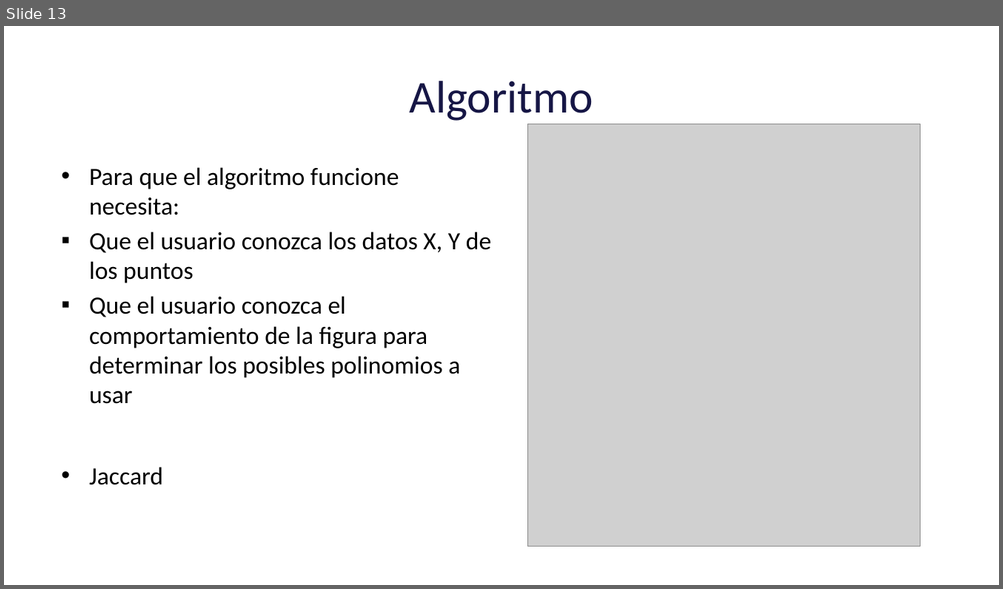
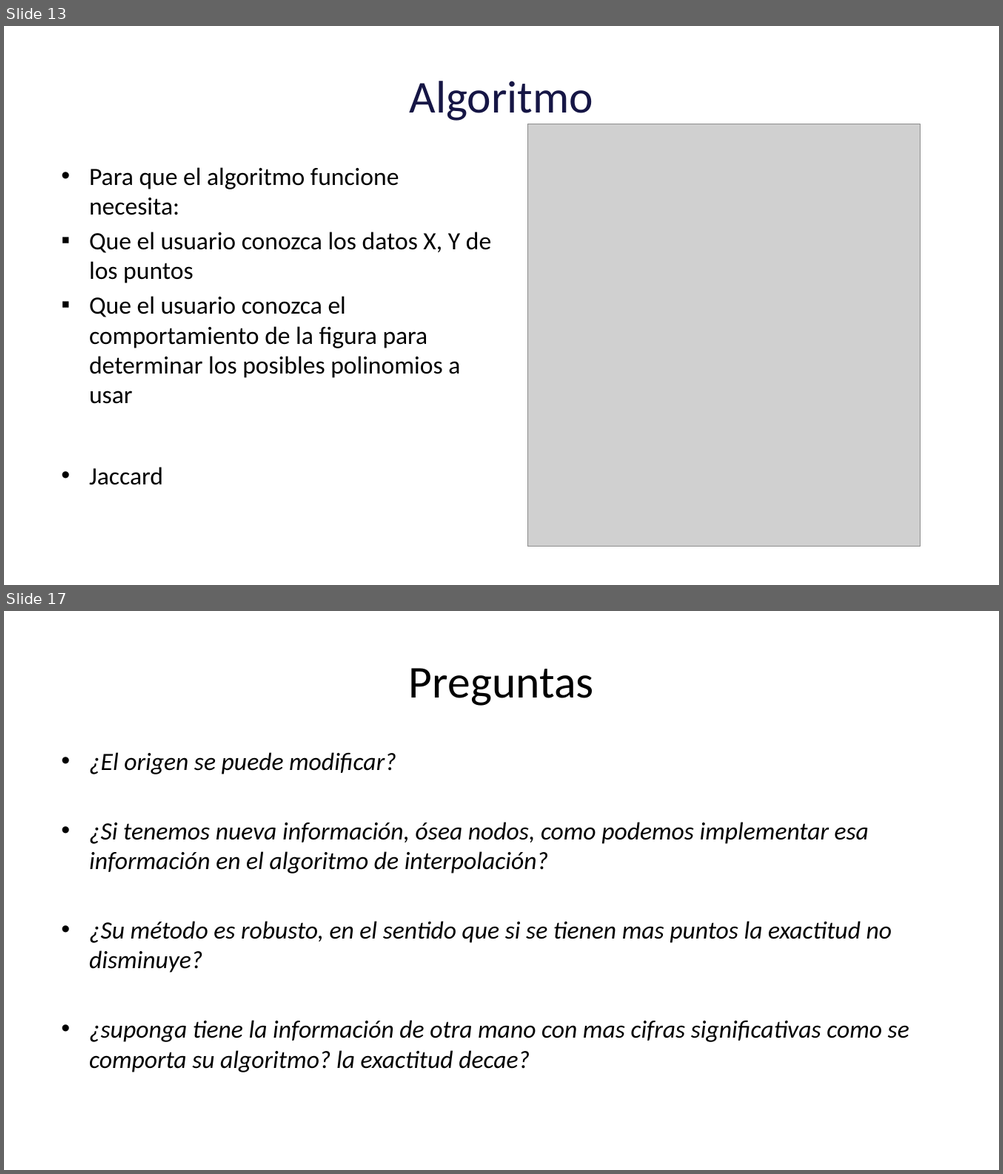
Before and after one commit to Johan-Ortegon-1/Analisis-numerico-1-, a slide deck: Talleres/Taller Interpolacion mano/Presentacion interpolacion de la mano.pptx. Shown one above the other, each under a label of ours: slide 13 before the commit, slides 13 and 17 after it; the slides between them are not shown. The pictures are 1003x589 and 1003x1174 pixels, drawn with LibreOffice and Linux fonts; fonts in the diff are those of the drawing; grey boxes stand for pictures; background and template pictures are left out. Boxes give left, top, right and bottom in pixels: in the first picture for what was removed or moved away, otherwise in the second. Text is boxed around its words. In the diff, an @@ line names an element or a change of style, - is before the commit and + after.

```diff
--- a/Talleres/Taller Interpolacion mano/Presentacion interpolacion de la mano.pptx
+++ b/Talleres/Taller Interpolacion mano/Presentacion interpolacion de la mano.pptx
@@ slide 17 added at (4, 611, 999, 1170), background picture (left out) @@
@@ title added at (409, 668, 594, 706), 44 pt, text #000000 @@
+Preguntas
@@ text added at (89, 752, 909, 1073), 24 pt, text #000000, italic @@
+• ¿El origen se puede modificar?
+• ¿Si tenemos nueva información, ósea nodos, como podemos implementar esa información en el algoritmo de interpolación?
+• ¿Su método es robusto, en el sentido que si se tienen mas puntos la exactitud no disminuye?
+• ¿suponga tiene la información de otra mano con mas cifras significativas como se comporta su algoritmo? la exactitud decae?
```
Also in this commit, not shown: 3 slides changed, 2 other slides added, 1 other file.
